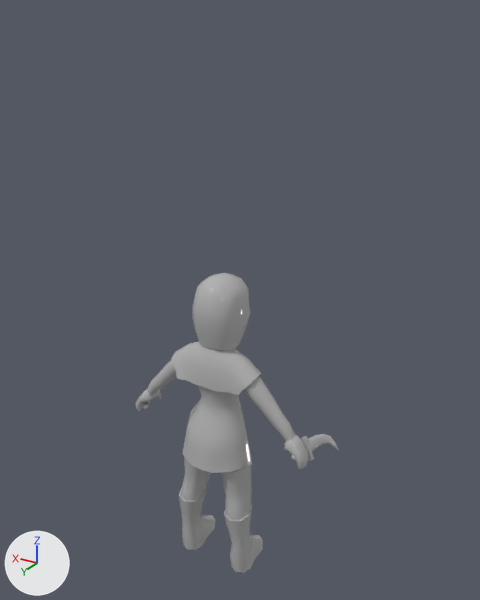
One commit to the FBX model 졸업 작품 모델링/작업/애니메이션 작업/인간 도적 걷기.fbx: the scene before it, then after it.
Rendered twice from a 50 mm lens placed at (-0.064, 0.0977, 0.068), pointed at (-0.0005, -0.0082, 0.015). The lights are fixed; the arrows at lower left show +X, +Y and +Z. Where no turn or scale is listed for an object, it has been applied to the vertices.
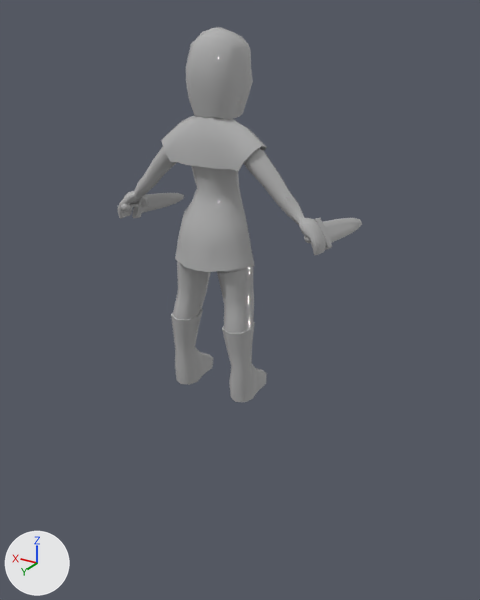
What the commit changed:
me_mesh is used by ob_object001; location (0.0003, -0.0011, -0.0109); rotation (1.571, 0.0, -1.571), in degrees (90, 0, -90); scale (0.01, 0.01, 0.01).
me_mesh had 2269 vertices, 4254 faces and spanned x -0.71..0.68, y -3.36..3.32, z -2.07..2.07.
me_mesh now has 2401 vertices, 4714 faces and spans x -2.17..2.17, y -0.7..0.7, z -0.03..6.65.
me_mesh part 1: the loose piece of 52 vertices spanning x -0.54..0.32, y -2.63..-0.65, z 0.13..0.84 is multiplied about its middle by the matrix ((0.0, 0.0, -1.0), (-1.0, 0.0, 0.0), (0.0, 1.0, 0.0)), then moved by (-0.38, 1.74, 1.2).
me_mesh part 2: the loose piece of 46 vertices spanning x -0.57..0.61, y -3.36..-1.8, z 0.29..0.88 is multiplied about its middle by the matrix ((0.0, 0.0, -1.0), (-1.0, 0.0, 0.0), (0.0, 1.0, 0.0)), then moved by (-0.61, 2.55, 0.16).
me_mesh part 3: the loose piece of 52 vertices spanning x -0.54..0.32, y -2.63..-0.65, z -0.84..-0.13 is multiplied about its middle by the matrix ((0.0, 0.0, -1.0), (-1.0, 0.0, 0.0), (0.0, 1.0, 0.0)), then moved by (0.59, 1.74, 2.17).
me_mesh part 4: the loose piece of 46 vertices spanning x -0.57..0.61, y -3.36..-1.8, z -0.88..-0.29 is multiplied about its middle by the matrix ((0.0, 0.0, -1.0), (-1.0, 0.0, 0.0), (0.0, 1.0, 0.0)), then moved by (0.56, 2.55, 1.34).
me_mesh part 5: 16 loose pieces with 1591 vertices, spanning x -0.71..0.68, y -1.11..3.32, z -2.07..2.07, are deleted.
me_mesh part 6: 1241 vertices added at x -2.17..2.17, y -0.7..0.7, z 2.22..6.65.
Mesh me_mesh_001_1 is new.
It has 177 vertices, 174 faces and spans x -0.0012..0.001, y -0.0192..0.0003, z -0.0033..0.0023.
It uses material mat_material__26 (grey #b2b2b2).
Mesh me_mesh_002_1 is new.
It has 177 vertices, 174 faces and spans x -0.0024..0.0014, y -0.0192..0.0003, z -0.003..0.0021.
It uses material mat_material__26 (grey #b2b2b2).
Object 'Object001' (ob_object001) turns from (90, 0, -90) to (0, 0, 0) degrees about x, y and z.
Object 'Object001' (ob_object001) moves from (0.0003, -0.0011, -0.0109) to (0.0, -0.0007, -0.0006).
Object 'Cylinder003' (ob_cylinder003) is deleted.
Object 'Sphere002' (ob_sphere002) is new; it shows me_mesh_001_1.
Its location is (0.0196, 0.0021, 0.0338).
Object 'Sphere001' (ob_sphere001) is new; it shows me_mesh_002_1.
Its location is (-0.0193, 0.0014, 0.0339).

Where the change shows, as pixel boxes [x1, y1, x2, y2] in the pictures (480 x 600 px; the box of a moved part takes in the faces that stretch with it):
'Object001', reshaped, moved, turned
    before: [136, 273, 309, 573]
    after: [117, 27, 326, 402]
'Sphere001', added
    after: [304, 218, 362, 250]
'Sphere002', added
    after: [121, 193, 184, 218]
'Cylinder003', deleted
    before: [291, 434, 339, 461]
part 1 of me_mesh, moved or reshaped
    before: [220, 465, 252, 520]
    after: [217, 266, 254, 333]
part 2 of me_mesh, moved or reshaped
    before: [224, 505, 263, 573]
    after: [222, 321, 266, 402]
part 3 of me_mesh, moved or reshaped
    before: [180, 456, 210, 501]
    after: [173, 261, 211, 319]
part 4 of me_mesh, moved or reshaped
    before: [179, 487, 216, 550]
    after: [171, 309, 213, 385]
part 5 of me_mesh, deleted
    before: [136, 273, 309, 473]
part 6 of me_mesh, added
    after: [117, 27, 326, 273]
